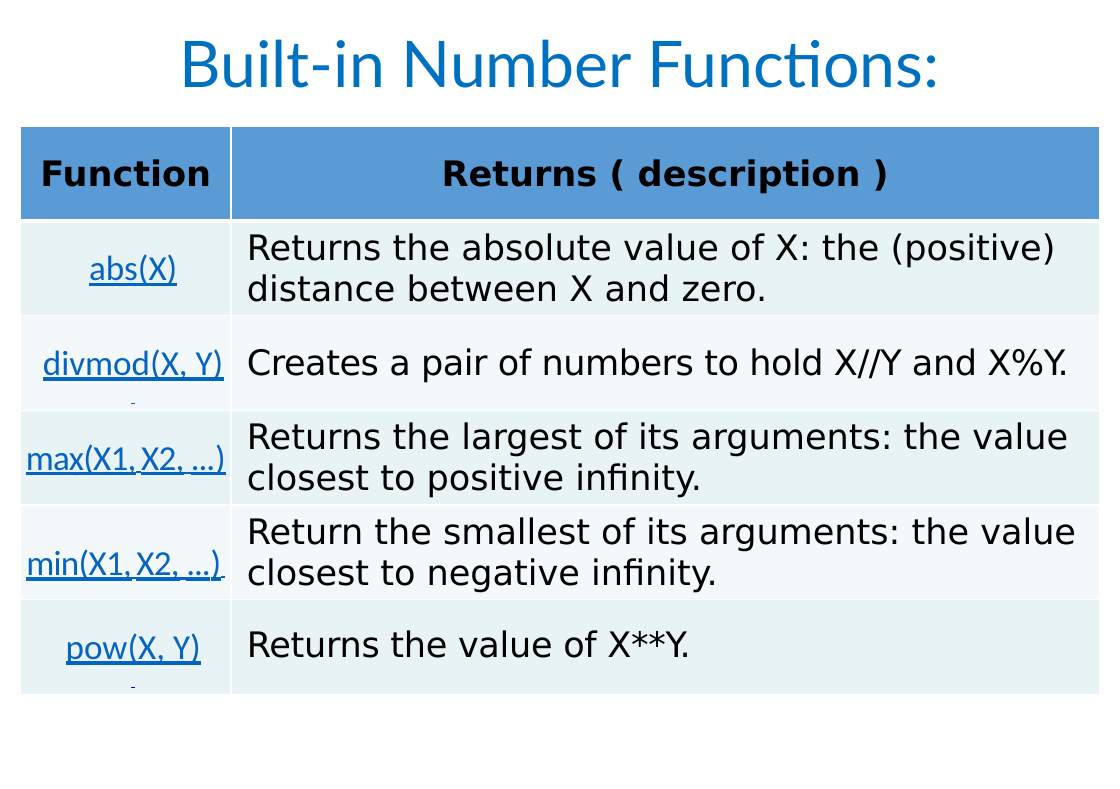
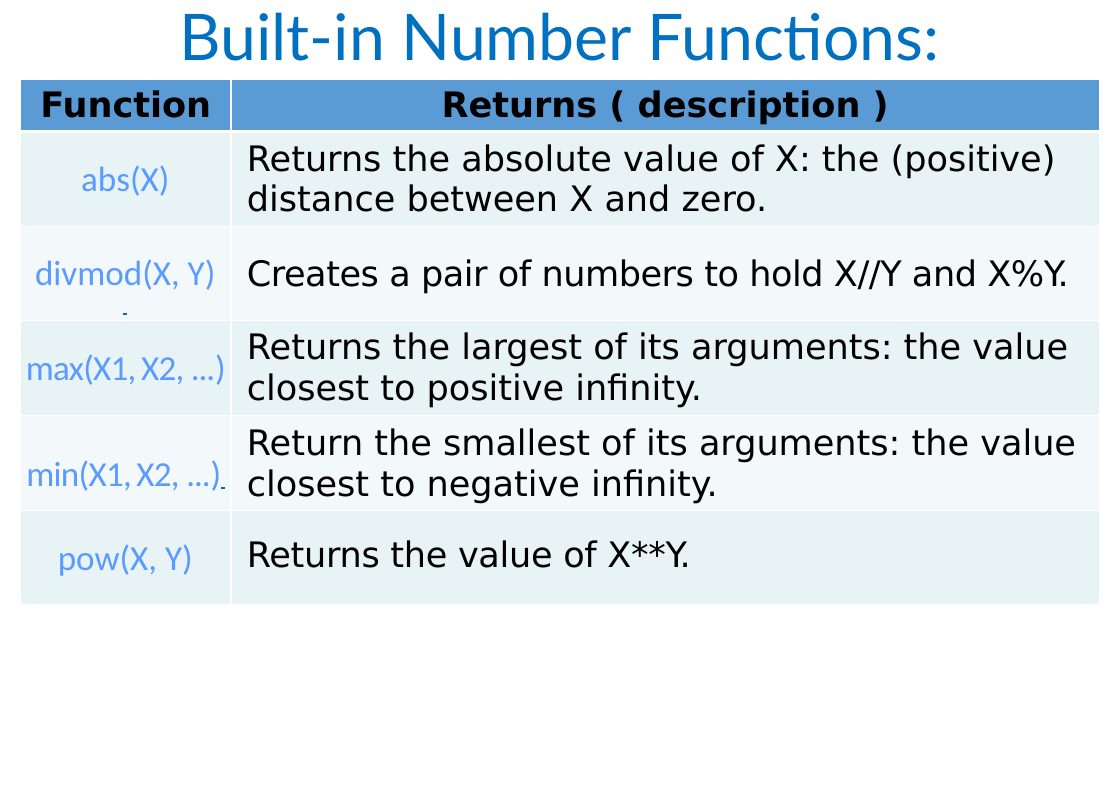
Before and after one commit to 25077667/NSYSU_python, a slide deck: slide 105 of ppt/Py20L3fin.pptx. Drawn at 1120x789 pixels with LibreOffice and Linux fonts; fonts in the diff are those of the drawing. Boxes give left, top, right and bottom in pixels: in the first picture for what was removed or moved away, otherwise in the second. Text is boxed around its words. In the diff, an @@ line names an element or a change of style, - is before the commit and + after.

```diff
--- a/ppt/Py20L3fin.pptx
+++ b/ppt/Py20L3fin.pptx
@@ text "Built-in Number Functions:": place and size @@
-text "Built-in Number Functions:" at <box>179,39,939,88</box>
+text "Built-in Number Functions:" at <box>179,12,939,61</box>
@@ table at <box>21,79,1100,605</box> @@
@@ text colour #0563C1 to #5B9BFF, underline off in "abs(X)", "divmod(X, Y)", "max(X1, X2, ...)", "min(X1, X2, ...)" and 1 more places @@
@@ table: place and size @@
-table at <box>21,126,1100,695</box>
+table at <box>21,79,1100,605</box>
```
Also in this commit, not shown: 25 other slides changed, 4 slides added, 3 other files.
